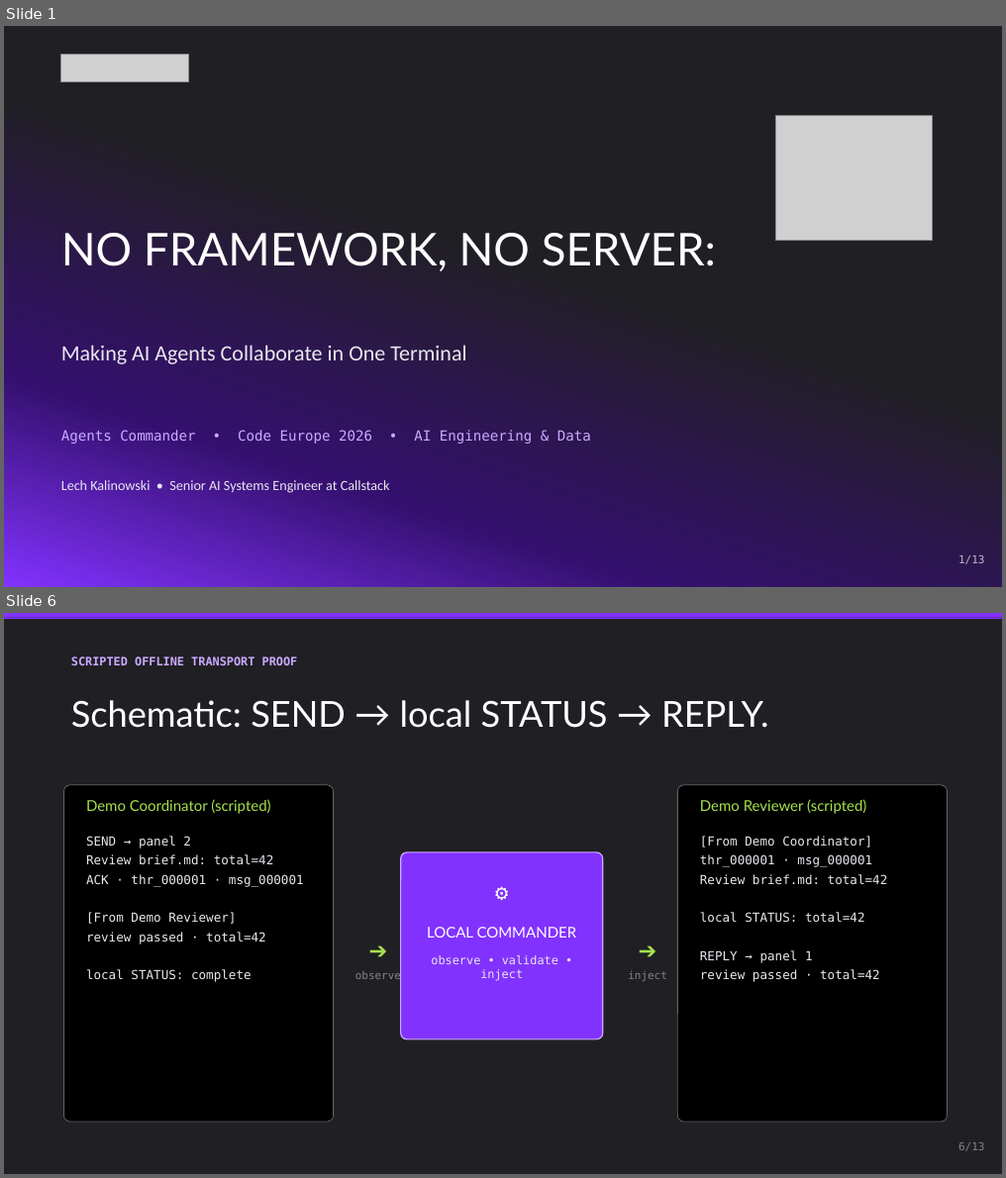
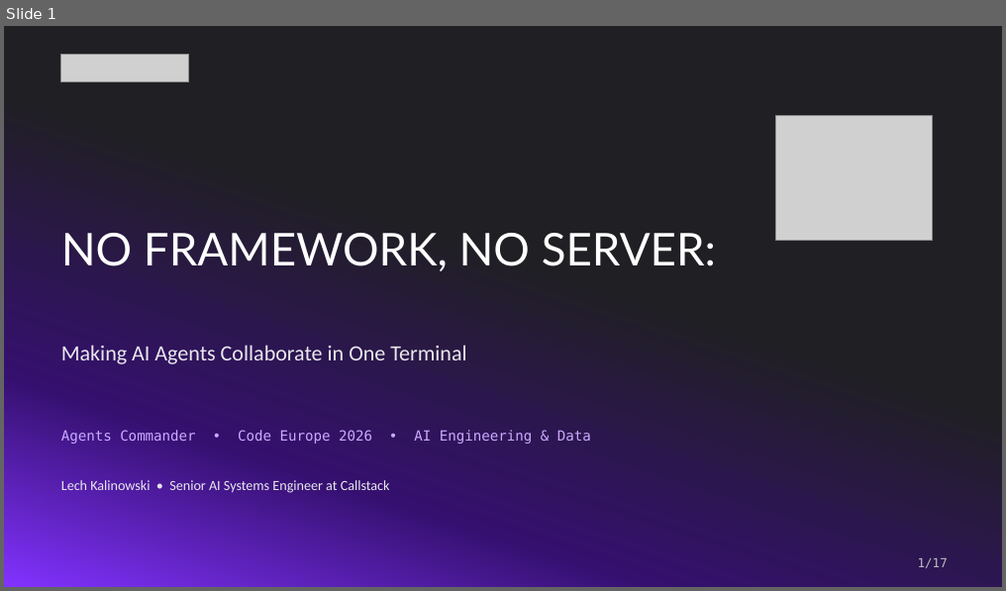
Before and after one commit to lech-kalinowski/agents-commander, a slide deck: presentation/Agents_Commander_Protocol.pptx. Shown one above the other, each under a label of ours: slides 1 and 6 before the commit, slide 1 after it; the slides between them are not shown. The pictures are 1006x1178 and 1006x591 pixels, drawn with LibreOffice and Linux fonts; fonts in the diff are those of the drawing; grey boxes stand for pictures. Boxes give left, top, right and bottom in pixels: in the first picture for what was removed or moved away, otherwise in the second. Text is boxed around its words. In the diff, an @@ line names an element or a change of style, - is before the commit and + after.

```diff
--- a/presentation/Agents_Commander_Protocol.pptx
+++ b/presentation/Agents_Commander_Protocol.pptx
@@ slide 6 removed at [4,613,1002,1174], background #201F24 @@
@@ rectangle removed at [4,613,1002,618] @@
@@ text removed at [71,657,298,665] @@
-SCRIPTED OFFLINE TRANSPORT PROOF
@@ text removed at [71,700,769,728] @@
-Schematic: SEND → local STATUS → REPLY.
@@ rounded rectangle removed at [63,785,334,1122] @@
@@ rounded rectangle removed at [678,785,947,1122] @@
@@ text removed at [86,799,270,814] @@
-Demo Coordinator (scripted)
@@ text removed at [700,799,866,814] @@
-Demo Reviewer (scripted)
@@ text removed at [86,836,304,982] @@
-SEND → panel 2
-Review brief.md: total=42
-ACK · thr_000001 · msg_000001
-[From Demo Reviewer]
-review passed · total=42
-local STATUS: complete
@@ text removed at [700,836,888,982] @@
-[From Demo Coordinator]
-thr_000001 · msg_000001
-Review brief.md: total=42
-local STATUS: total=42
-REPLY → panel 1
-review passed · total=42
@@ rounded rectangle removed at [401,853,603,1040] @@
@@ text removed at [401,875,603,912] @@
-⚙
@@ text removed at [341,928,416,972] @@
-➔
@@ text removed at [427,927,577,938] @@
-LOCAL COMMANDER
@@ text removed at [611,928,685,972] @@
-➔
@@ text removed at [431,956,558,981] @@
-observe • validate • inject
@@ text removed at [355,970,401,982] @@
-observe
@@ text removed at [628,971,667,981] @@
-inject
@@ text removed at [958,1143,984,1152] @@
-6/13
@@ slide 1 changed as well @@
@@ text "1/17" at [918,559,947,569]: vertical alignment top to middle @@
@@ text at [918,559,947,569]: text changed; size 10.5 to 12 pt @@
-1/13
+1/17
```
Also in this commit, not shown: 1 other slide changed, 15 slides added, 10 other slides removed, 1 other file.
